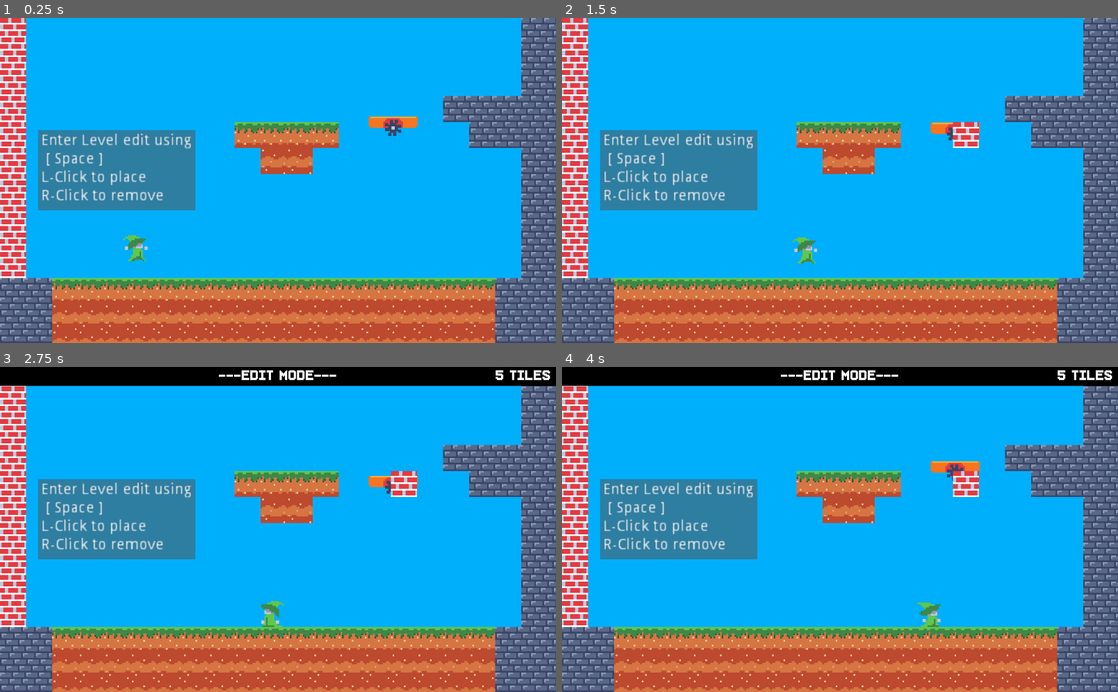
Above: before the commit, frames 1-4 (two rows, left to right).
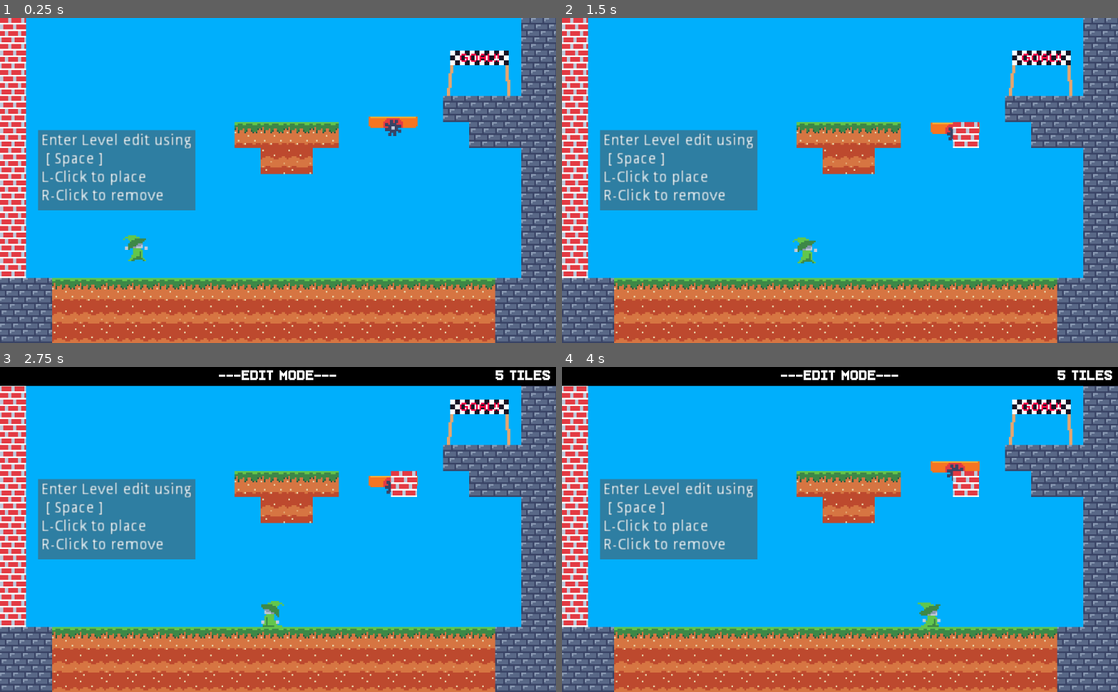
Above: after the commit, the same moments.

Repository: error-27/gmtk2023
Game: Godot game, scene res://scenes/level/LevelPack/Demo2.tscn
The game is run twice, just before and just after one commit, with the same random seed, the same clock (stepped at 60 frames per second) and the same inputs. This scene is started directly instead of the project's main scene.
Inputs (mouse positions are in pixels of both pictures, inside the frame that each line leads up to):
- Up to frame 1 (0.25 s): no input
- Up to frame 2 (1.5 s): tap Enter (ui_accept) at 0.5, 1.25 s; move the mouse to (956, 128) at 0.52 s; hold D (Right) from 0.53 s (still down); click (956, 128) at 0.67 s; tap W (Jump) at 0.77 s; move the mouse to (778, 245) at 1.27 s; click (778, 245) at 1.42 s
- Up to frame 3 (2.75 s): tap W (Jump) at 1.52 s; tap Enter (ui_accept) at 2 s; move the mouse to (333, 458) at 2.02 s; release D (Right) at 2.03 s; hold Left (Left) from 2.03 s (still down)
- Up to frame 4 (4 s): tap Enter (ui_accept) at 2.75, 3.5 s; move the mouse to (812, 594) at 2.77 s; release Left (Left) at 2.78 s; hold D (Right) from 2.78 s (still down); click (812, 594) at 2.92 s; tap W (Jump) at 3.02, 3.77 s; move the mouse to (1006, 578) at 3.52 s

The runs differ from the first frame. In frame 1, 0.6% of the frame differs, in the area x 80-92%, y 9-25%; in frame 2, 0.6%; in frame 3, 0.6%; in frame 4, 0.6%.

Commit message:
added or fixed levels

Diff:
--- a/scenes/level/Demo1.tscn
+++ b/scenes/level/Demo1.tscn
@@ -14,8 +14,8 @@
 [node name="Demo1" type="Node2D"]
 script = ExtResource( 4 )
 finish_line = NodePath("FinishArea")
-next_lvl_num = -1
-next_lvl = "res://scenes/CharacterSelect.tscn"
+next_lvl_num = 2
+next_lvl = "res://scenes/level/Demo2.tscn"
 player = NodePath("Player")
 camera = NodePath("Camera2D")
 
@@ -27,7 +27,8 @@
 tile_data = PoolIntArray( 0, 0, 0, 20, 3, 0, 21, 3, 0, 65536, 0, 0, 65556, 3, 0, 65557, 3, 0, 131072, 0, 0, 131092, 3,  …(1235 unchanged characters)…
 
 [node name="Platform" parent="." instance=ExtResource( 2 )]
-position = Vector2( 464, 357 )
+visible = false
+position = Vector2( -74, 366 )
 h_distance = 200
 v_distance = 40
 speed = 3.0
@@ -53,3 +54,21 @@
 position = Vector2( 891, 432 )
 scale = Vector2( 3, 3 )
 texture = ExtResource( 7 )
+
+[node name="Label" type="Label" parent="."]
+margin_left = 158.0
+margin_top = 198.0
+margin_right = 359.0
+margin_bottom = 289.0
+rect_scale = Vector2( 2, 2 )
+text = "Use WASD
+or
+<- ^ -> to move,"
+
+[node name="ColorRect" type="ColorRect" parent="Label"]
+show_behind_parent = true
+margin_left = -3.0
+margin_top = -3.0
+margin_right = 108.0
+margin_bottom = 50.0
+color = Color( 0.34902, 0.317647, 0.317647, 0.52549 )
--- a/scenes/level/LevelPack/Demo2.tscn
+++ b/scenes/level/LevelPack/Demo2.tscn
@@ -6,6 +6,7 @@
 [ext_resource path="res://scenes/level/LevelEdit.tscn" type="PackedScene" id=4]
 [ext_resource path="res://scenes/objects/HoverPlatform.tscn" type="PackedScene" id=5]
 [ext_resource path="res://assets/tiles/level_tiles.tres" type="TileSet" id=6]
+[ext_resource path="res://assets/objects/goalpost.png" type="Texture" id=7]
 
 [sub_resource type="RectangleShape2D" id=1]
 extents = Vector2( 55.5, 63.5 )
@@ -62,3 +63,8 @@
 [node name="CollisionShape2D" type="CollisionShape2D" parent="FinishArea"]
 position = Vector2( 2, -9 )
 shape = SubResource( 1 )
+
+[node name="Goalpost" type="Sprite" parent="."]
+position = Vector2( 883, 96 )
+scale = Vector2( 3, 3 )
+texture = ExtResource( 7 )
--- a/scenes/level/LevelPack/Demo3.tscn
+++ b/scenes/level/LevelPack/Demo3.tscn
@@ -6,6 +6,7 @@
 [ext_resource path="res://scenes/Player.tscn" type="PackedScene" id=4]
 [ext_resource path="res://scenes/level/LevelEdit.tscn" type="PackedScene" id=5]
 [ext_resource path="res://assets/tiles/level_tiles.tres" type="TileSet" id=6]
+[ext_resource path="res://assets/objects/goalpost.png" type="Texture" id=7]
 
 [sub_resource type="RectangleShape2D" id=1]
 extents = Vector2( 55.5, 63.5 )
@@ -57,3 +58,8 @@
 [node name="CollisionShape2D" type="CollisionShape2D" parent="FinishArea"]
 position = Vector2( 14, 75 )
 shape = SubResource( 1 )
+
+[node name="Goalpost" type="Sprite" parent="."]
+position = Vector2( 800, 99 )
+scale = Vector2( 3, 3 )
+texture = ExtResource( 7 )
--- a/scenes/level/LevelPack/Demo4.tscn
+++ b/scenes/level/LevelPack/Demo4.tscn
@@ -6,6 +6,7 @@
 [ext_resource path="res://scenes/Player.tscn" type="PackedScene" id=4]
 [ext_resource path="res://scenes/level/LevelEdit.tscn" type="PackedScene" id=5]
 [ext_resource path="res://assets/tiles/level_tiles.tres" type="TileSet" id=6]
+[ext_resource path="res://assets/objects/goalpost.png" type="Texture" id=7]
 
 [sub_resource type="RectangleShape2D" id=1]
 extents = Vector2( 55.5, 63.5 )
@@ -64,3 +65,8 @@
 
 Enter Level edit using
  [ Space ]"
+
+[node name="Goalpost" type="Sprite" parent="."]
+position = Vector2( 841, 98 )
+scale = Vector2( 3, 3 )
+texture = ExtResource( 7 )
Not shown: 1 places in scenes/level/LevelPack/Demo2.tscn that only renumber resources
Not shown: 1 places in scenes/level/LevelPack/Demo3.tscn that only renumber resources
Not shown: 1 places in scenes/level/LevelPack/Demo4.tscn that only renumber resources
